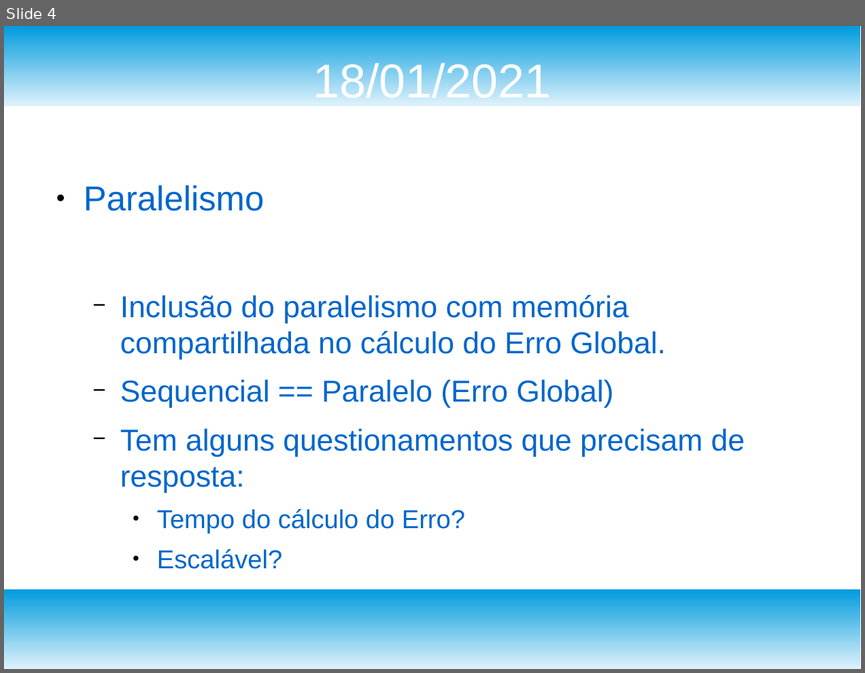
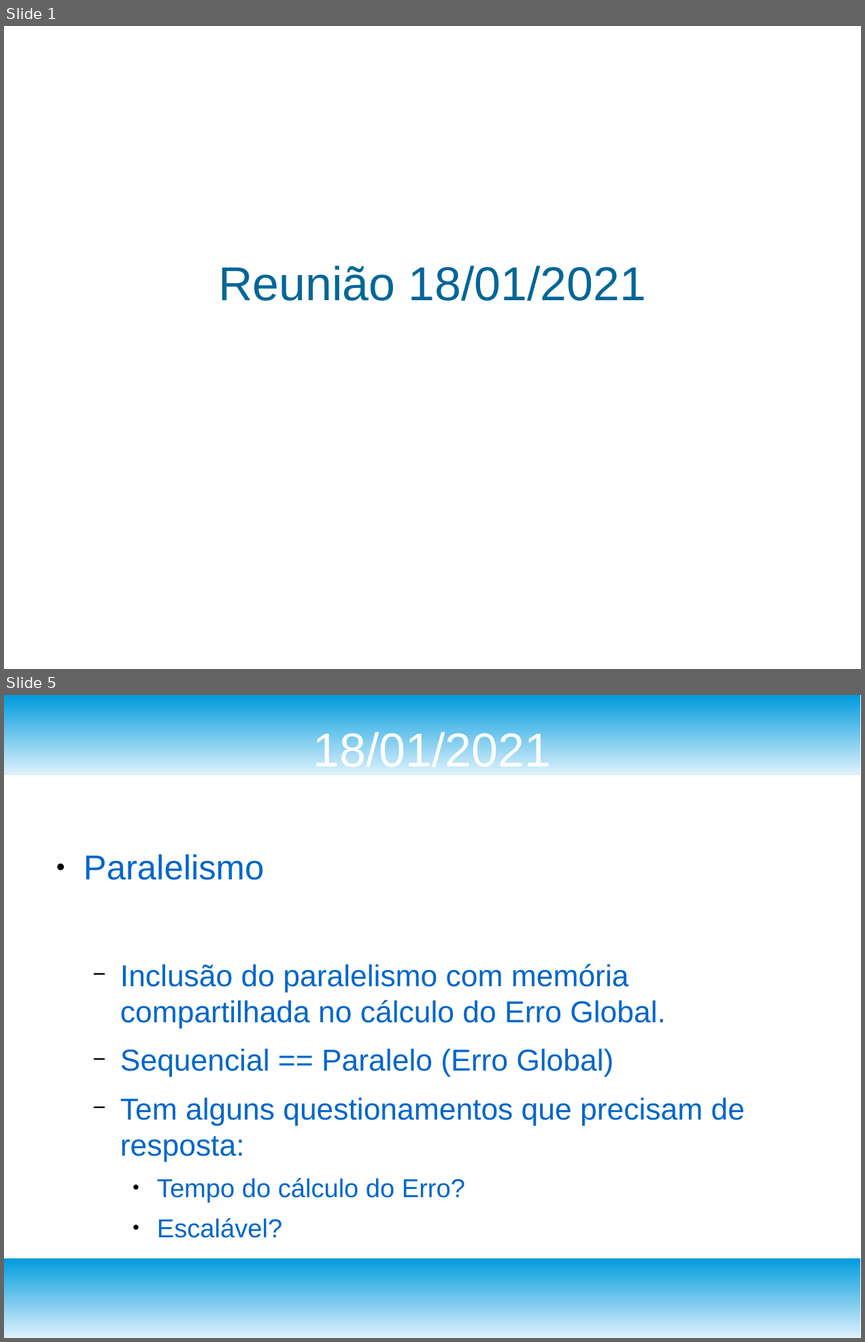
Before and after one commit to tiagosombrra/ApMeshTese, a slide deck: atas_reunioes/reuniao/apresentacao.odp. Shown one above the other, each under a label of ours: slide 4 before the commit, slides 1 and 5 after it; the slides between them are not shown. The pictures are 865x673 and 865x1342 pixels, drawn with LibreOffice and Linux fonts; fonts in the diff are those of the drawing; background and template pictures are left out. Boxes give left, top, right and bottom in pixels: in the first picture for what was removed or moved away, otherwise in the second. Text is boxed around its words. In the diff, an @@ line names an element or a change of style, - is before the commit and + after.

```diff
--- a/atas_reunioes/reuniao/apresentacao.odp
+++ b/atas_reunioes/reuniao/apresentacao.odp
@@ slide 1 added at bbox=[4, 26, 861, 669], background #FFFFFF @@
@@ title added at bbox=[218, 265, 646, 301], 44 pt, text #006699 @@
+Reunião 18/01/2021
@@ what was slide 4 is now slide 5 @@
```
Also in this commit, not shown: 2 slides changed, 1 other slide added, 1 slide removed, 10 other files.
